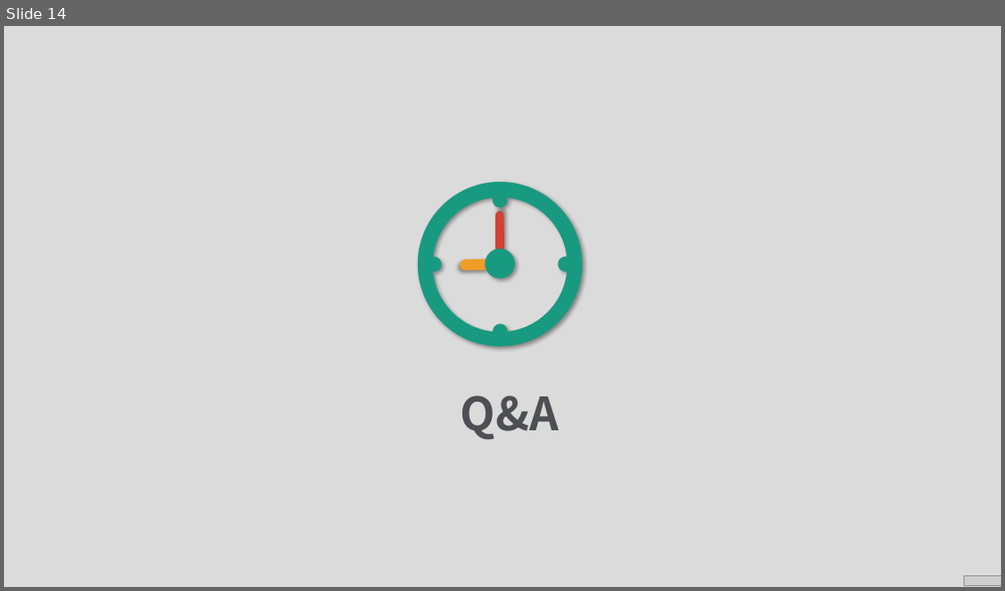
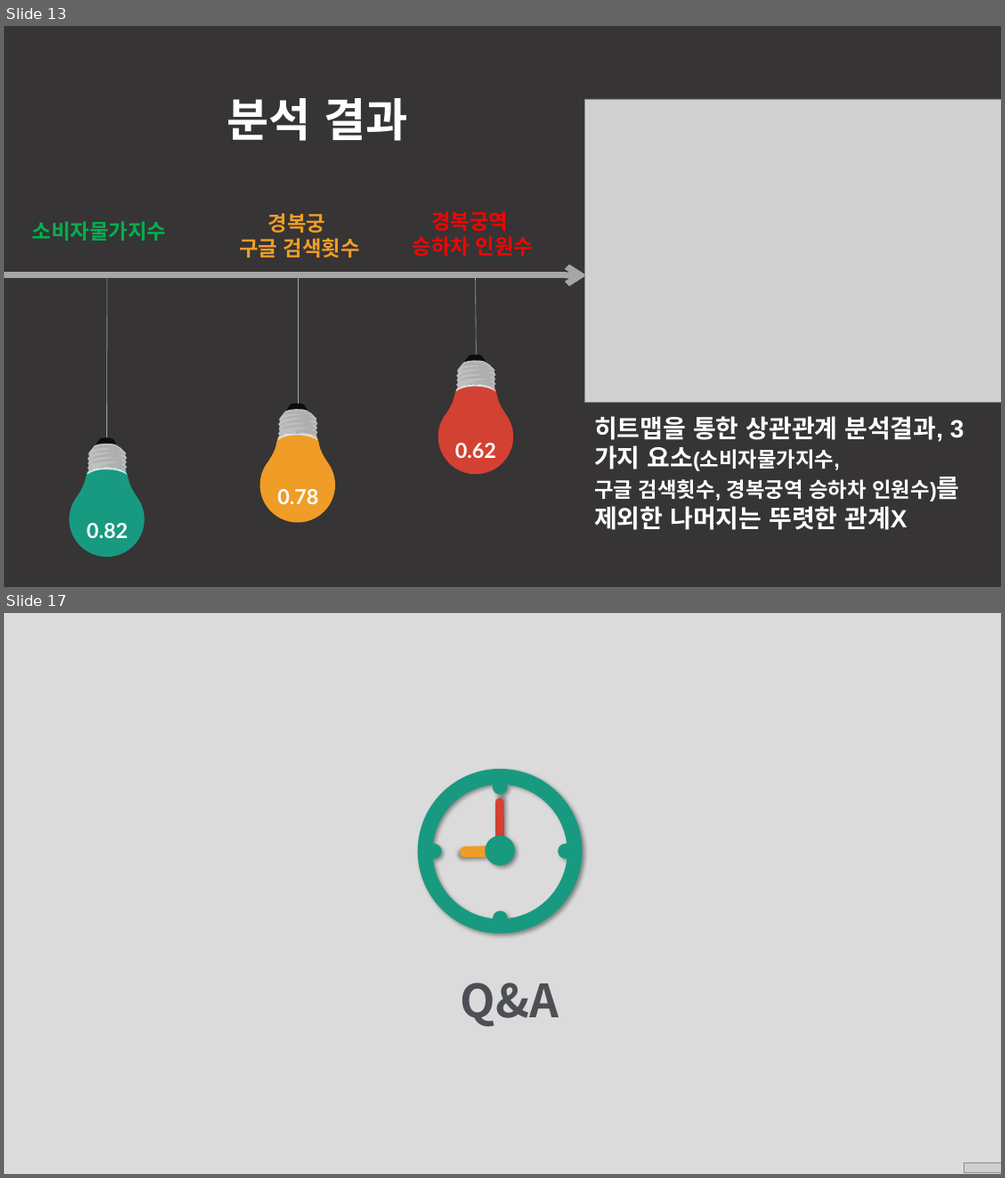
Before and after one commit to shs1234/project1, a slide deck: 분석.pptx. Shown one above the other, each under a label of ours: slide 14 before the commit, slides 13 and 17 after it; the slides between them are not shown. The pictures are 1005x591 and 1005x1178 pixels, drawn with LibreOffice and Linux fonts; fonts in the diff are those of the drawing; grey boxes stand for pictures; background and template pictures are left out; a plain dark background stands for a picture behind light text. Boxes give left, top, right and bottom in pixels: in the first picture for what was removed or moved away, otherwise in the second. Text is boxed around its words. In the diff, an @@ line names an element or a change of style, - is before the commit and + after.

```diff
--- a/분석.pptx
+++ b/분석.pptx
@@ slide 13 added at [4, 26, 1001, 587], background picture (left out); not listed: 1 template element that a slide beside it also shows @@
@@ text added at [226, 98, 407, 141], 44 pt, text #FFFFFF, bold @@
+분석 결과
@@ picture added at [585, 99, 1001, 402] @@
@@ text added at [413, 211, 533, 256], 20 pt, text #FF0000, bold @@
+경복궁역
+승하차 인원수
@@ text added at [32, 221, 166, 240], 20 pt, text #00B050, bold @@
+소비자물가지수
@@ text added at [239, 213, 360, 257], 20 pt, text #EF9D27, bold @@
+경복궁
+구글 검색횟수
@@ arrow added from (4, 275) to (587, 275), #A6A6A6 6 pt @@
@@ line added from (106, 438) to (107, 275), #A6A6A6 0.5 pt @@
@@ line added from (298, 403) to (298, 278), #A6A6A6 0.5 pt @@
@@ line added from (476, 354) to (475, 275), #A6A6A6 0.5 pt @@
@@ group added at [438, 354, 514, 474]: 7 freeform shapes @@
@@ text added at [594, 416, 960, 530], 24 pt, text #FFFFFF, bold @@
+히트맵을 통한 상관관계 분석결과, 3가지 요소(소비자물가지수,
+구글 검색횟수, 경복궁역 승하차 인원수)를 제외한 나머지는 뚜렷한 관계X
@@ group added at [259, 402, 335, 523]: 7 freeform shapes @@
@@ text added at [455, 443, 496, 458], 20 pt, text #FFFFFF, bold @@
+0.62
@@ group added at [69, 436, 145, 557]: 7 freeform shapes @@
@@ text added at [277, 489, 318, 504], 20 pt, text #FFFFFF, bold @@
+0.78
@@ text added at [87, 523, 128, 538], 20 pt, text #FFFFFF, bold @@
+0.82
@@ what was slide 14 is now slide 17 @@
```
Also in this commit, not shown: 6 slides changed, 8 other slides added, 6 slides removed.
